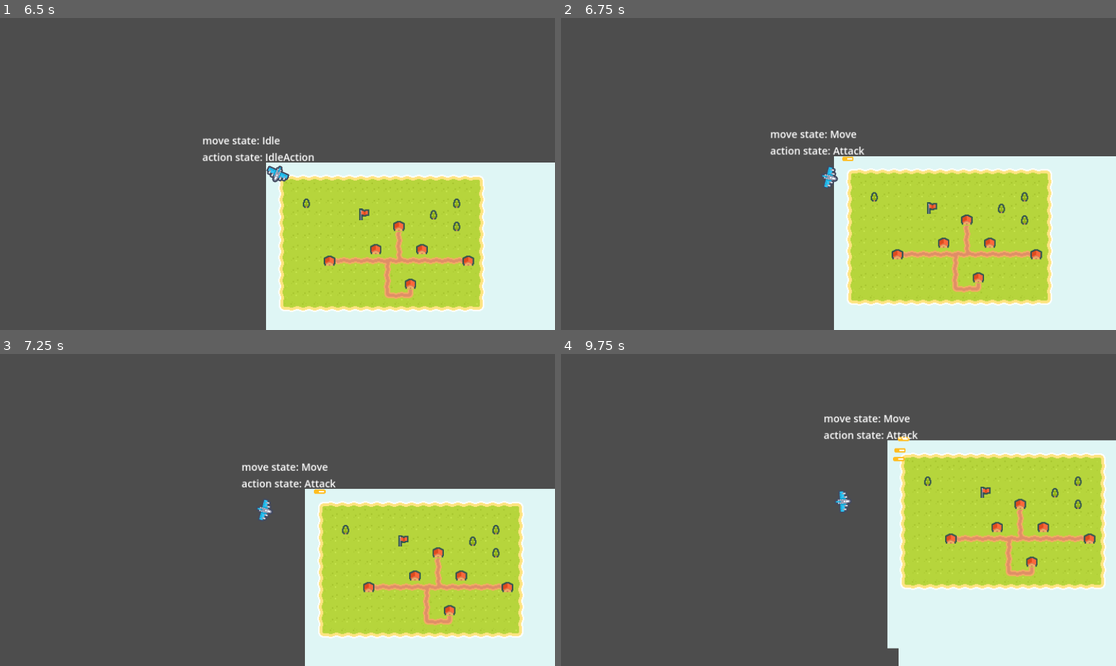
Above: before the commit, frames 1-4 (two rows, left to right).
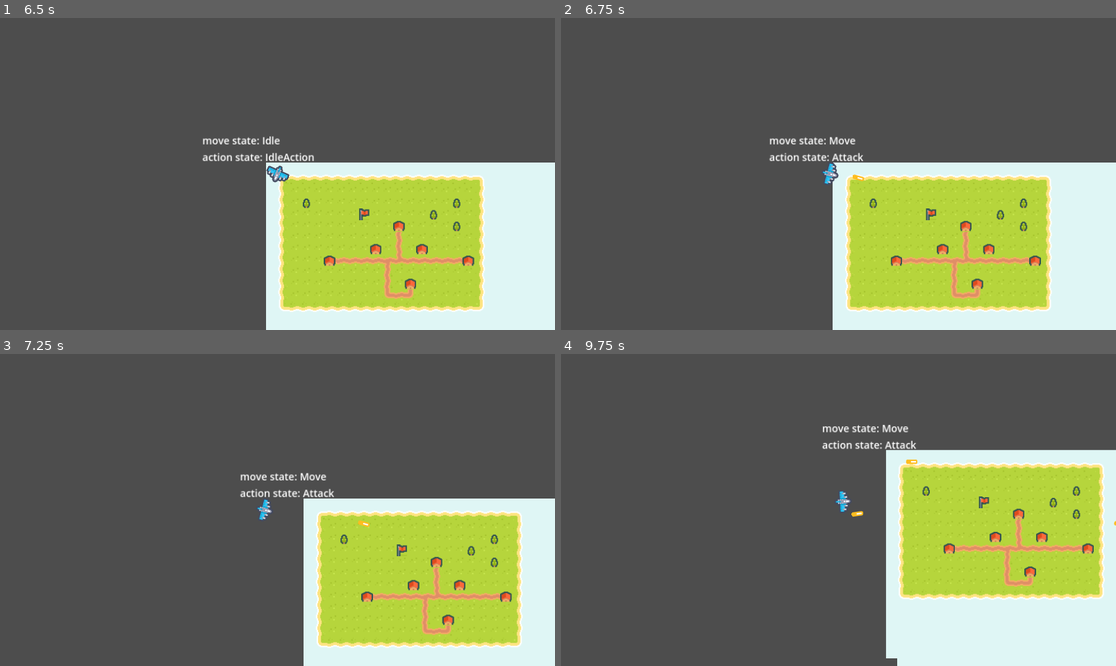
Above: after the commit, the same moments.

Repository: Cole-Miller-IT/Sky-High
Game: Godot game, scene res://Scenes/boot_intro.tscn
Two runs of this game, one before a commit and one after it. Both use one fixed random seed, a clock stepped at 60 frames per second and the inputs below.
Inputs (mouse positions are in pixels of both pictures, inside the frame that each line leads up to):
- Up to frame 1 (6.5 s): tap Enter at 0.5 s; move the mouse to (399, 158) at 0.52 s; press the mouse at (399, 158) at 0.53 s; hold D (right) 0.53-1.28 s; move the mouse to (166, 189) at 1.27 s; release the mouse at (166, 189) at 1.28 s; hold S (down) 1.28-2.03 s; click (166, 189) at 1.35 s; move the mouse to (333, 105) at 2.02 s; press the mouse at (333, 105) at 2.03 s; hold D (right) 2.03-2.75 s; release the mouse at (333, 105) at 2.75 s; click "Start" at 2.75 s; click "Start" at 3.5 s; click "Options" at 4.25 s; click "Credits" at 5 s; move the mouse to (249, 236) at 5.77 s; hold W (up) from 5.78 s (still down); click (249, 236) at 5.85 s
- Up to frame 2 (6.75 s): tap Space at 6.5 s; move the mouse to (1005, 220) at 6.52 s; release W (up) at 6.53 s; press the mouse at (1005, 220) at 6.53 s; hold A (left) from 6.53 s (still down)
- Up to frame 3 (7.25 s): keep holding A (left)
- Up to frame 4 (9.75 s): move the mouse to (672, 463) at 7.27 s; release the mouse at (672, 463) at 7.28 s; click (672, 463) at 7.35 s; move the mouse to (866, 510) at 8.02 s; release A (left) at 8.03 s; press the mouse at (866, 510) at 8.03 s; hold S (down) 8.03-8.78 s; move the mouse to (755, 432) at 8.77 s; release the mouse at (755, 432) at 8.78 s; hold D (right) 8.78-9.53 s; click (755, 432) at 8.85 s; move the mouse to (960, 494) at 9.52 s; press the mouse at (960, 494) at 9.53 s; hold W (up) from 9.53 s (still down)

Frame 1 is identical in both runs. In frame 2, 7.1% of the frame differs, in the area x 37-100%, y 36-100%; in frame 3, 8.4%; in frame 4, 8.7%, in the area x 47-100%, y 19-100%.
Error in both runs: Cannot call method 'change_scene_to_file' on a null value. (res://Scripts/Main)

Commit message:
the player can now shoot bullets

Diff:
--- a/Scenes/Bullet/bullet.tscn
+++ b/Scenes/Bullet/bullet.tscn
@@ -8,6 +8,8 @@
 height = 20.0
 
 [node name="Bullet" type="CharacterBody2D"]
+collision_layer = 2
+collision_mask = 2
 script = ExtResource("1_jlokc")
 
 [node name="CollisionShape2D" type="CollisionShape2D" parent="."]
--- a/Scenes/Player/player.tscn
+++ b/Scenes/Player/player.tscn
@@ -55,6 +55,9 @@
 [node name="AttackRate" type="Timer" parent="ActionStateMachine/Attack"]
 one_shot = true
 
+[node name="AttackPosition" type="Marker2D" parent="ActionStateMachine/Attack"]
+position = Vector2(24, 0)
+
 [node name="Debug" type="Node" parent="."]
 script = ExtResource("7_lda2w")
 
@@ -68,5 +71,6 @@
 Action State: "
 
 [node name="TrackingHandler" parent="." instance=ExtResource("10_chv68")]
+visible = false
 
 [connection signal="timeout" from="ActionStateMachine/Attack/AttackRate" to="ActionStateMachine/Attack" method="_on_attack_rate_timeout"]
--- a/Scripts/Bullet/bullet.gd
+++ b/Scripts/Bullet/bullet.gd
@@ -5,12 +5,13 @@
 @onready var notifier = $VisibleOnScreenNotifier2D as VisibleOnScreenEnabler2D
 @onready var deathTimer = $Death as Timer
 
-#var direction: Vector2 = Vector2.RIGHT
+
 var direction: Vector2 = Vector2.RIGHT
-var speed : float = 1.0
+var speed : float = 100.0
 
-func rotateSprite(target: Vector2):
-	self.look_at(target)
+
+func rotateSprite():
+	self.look_at(direction)
 
 
 func _physics_process(delta):
@@ -18,6 +19,7 @@
 
 
 func move(delta : float) -> void:
+	#self.velocity = (direction * speed)
 	move_and_collide((direction * speed) * delta)
 
 
--- a/Scripts/Player/Attack.gd
+++ b/Scripts/Player/Attack.gd
@@ -34,15 +34,18 @@
 	if parent.canAttack == true:
 		print("shot fired")
 
-		var instance = bullet.instantiate() as Bullet
+		#Create a bullet to fire
+		var bulletInstance = bullet.instantiate() as Bullet
 
-		#var targetPos = parent.get_global_mouse_position()
-		#instance.direction = Vector2.from_angle(parent.rotation)
-		#var bullet_direction = Vector2.from_angle(parent.rotation)
-		#instance.rotateSprite(targetPos)
-		#instance.position = Vector2(parent.position.x + 48, parent.position.y)
+		#Update the variables so it shoots out of the player
+		#Normalize to prevent the bullet from moving faster or slower based on where the mouse is
+		var targetPos = (parent.get_global_mouse_position() - parent.global_position).normalized()
+		bulletInstance.direction = targetPos
+		bulletInstance.rotateSprite()
+		bulletInstance.position = Vector2(parent.position.x, parent.position.y)
 
-		add_child(instance)
+		#gets added to the player node. could change later to the level node
+		add_child(bulletInstance)
 
 		parent.canAttack = false
 		$AttackRate.start()
